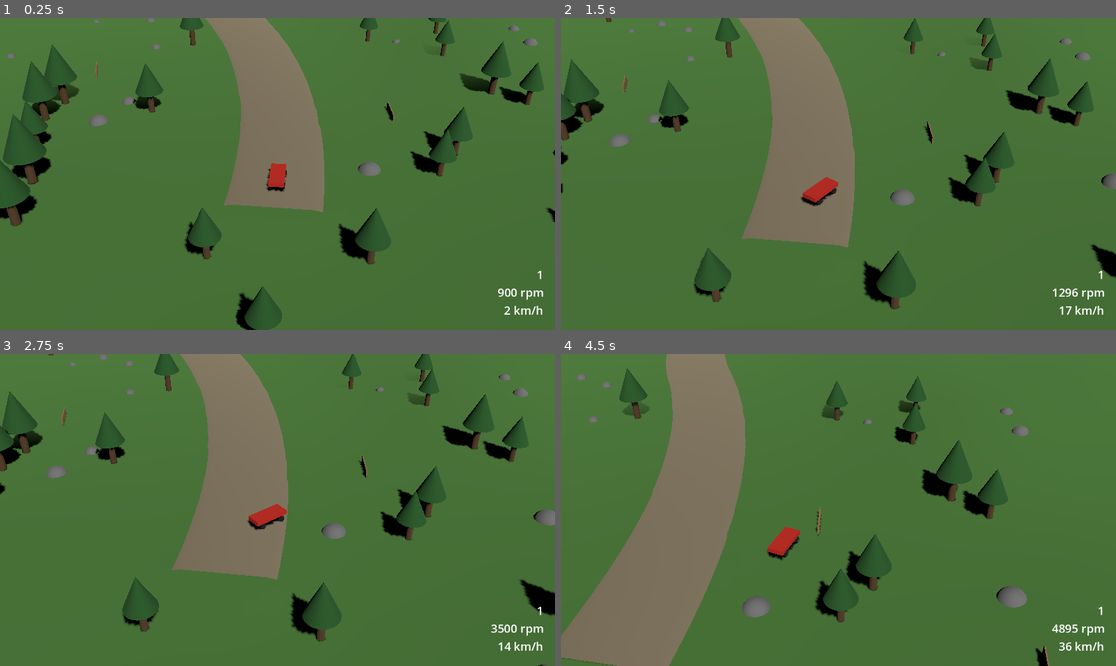
Above: before the commit, frames 1-4 (two rows, left to right).
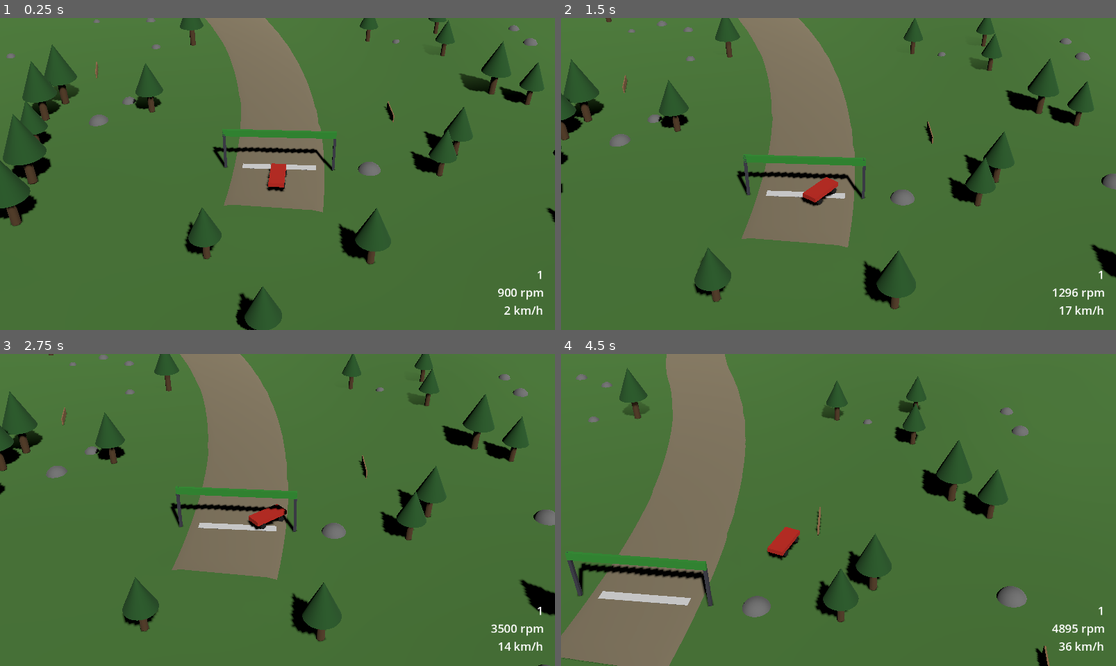
Above: after the commit, the same moments.

Repository: JulianHeissinger/RallyGame
Game: Godot game, scene res://scenes/stage.tscn
Two runs of this game, one before a commit and one after it. Both use one fixed random seed, a clock stepped at 60 frames per second and the inputs below. The project has no main scene, so this scene is started directly.
Inputs:
- Up to frame 1 (0.25 s): no input
- Up to frame 2 (1.5 s): tap Enter at 0.5 s; hold D (steer_right) 0.53-1.28 s; hold W (throttle) 0.53-1.28 s; hold S (brake) from 1.28 s (still down); tap W (throttle) at 1.35 s
- Up to frame 3 (2.75 s): release S (brake) at 2.03 s; hold D (steer_right) from 2.03 s (still down); hold W (throttle) from 2.03 s (still down)
- Up to frame 4 (4.5 s): release D (steer_right) at 2.78 s; release W (throttle) at 2.78 s; hold Shift (shift_up) 2.78-3.53 s; tap W (throttle) at 2.85, 4.35 s; hold W (throttle) 3.53-4.28 s; hold A (steer_left) from 3.53 s (still down)

The runs differ from the first frame. In frame 1, 1.0% of the frame differs, in the area x 38-61%, y 35-49%; in frame 2, 1.1%; in frame 3, 1.1%; in frame 4, 1.7%, in the area x 1-28%, y 63-81%.

Commit message:
feat: add start and finish lines with finish detection
Start line and checkered finish line under visual-only gantries. A
finish trigger beside the road emits car_finished once, only near the
finish along the road so another road part passing by cannot trigger it.

Diff:
--- a/scripts/stage/stage.gd
+++ b/scripts/stage/stage.gd
@@ -4,11 +4,16 @@
 
 ## Emitted when the car fell out of the world and was put back on the road; `penalty` is in seconds.
 signal car_respawned(penalty: float)
+## Emitted once when the car crosses the finish line.
+signal car_finished
 
 ## Depth in m of the kill plane below the lowest terrain point.
 const KILL_DEPTH := 20.0
-## Car spawn distance along the road, so the whole car stands on the road.
+## Car spawn distance along the road, so the whole car stands on the road behind the start line.
 const START_DISTANCE := 5.0
+## The car counts as finished only within this distance in m before the finish line along the road,
+## so another road part passing near the finish trigger does not finish the stage.
+const FINISH_PROGRESS_TOLERANCE := 5.0
 
 ## 0 picks a random seed.
 @export var stage_seed := 0
@@ -16,8 +21,10 @@
 @export var params: StageParams
 
 var path: RoadPath
+var finish_distance := 0.0
 
 var _params: StageParams
+var _finished := false
 
 @onready var _car: Car = $Car
 @onready var _camera: IsoCameraRig = $IsoCameraRig
@@ -32,6 +39,10 @@
 	_params = params if params else StageParams.new()
 	path = RoadPath.build(RoadLayout.generate(stage_seed, _params), stage_seed, _params)
 	add_child(RoadBuilder.build(path, _params))
+	var lines := StageLines.build(path, _params)
+	add_child(lines)
+	finish_distance = StageLines.finish_distance(path)
+	lines.get_node("FinishArea").body_entered.connect(_on_finish_area_body_entered)
 	var terrain := TerrainBuilder.build(path, stage_seed, _params)
 	add_child(terrain)
 	add_child(PropScatter.build(PropScatter.scatter(path, stage_seed, _params), terrain))
@@ -64,3 +75,12 @@
 		return
 	_car.place(path.transform_at(path.progress_at(_car.global_position)).translated(Vector3.UP))
 	car_respawned.emit(_params.respawn_penalty)
+
+
+func _on_finish_area_body_entered(body: Node3D) -> void:
+	if body != _car or _finished:
+		return
+	if path.progress_at(_car.global_position) < finish_distance - FINISH_PROGRESS_TOLERANCE:
+		return
+	_finished = true
+	car_finished.emit()
--- /dev/null
+++ b/scripts/stage/stage_lines.gd
@@ -0,0 +1,96 @@
+class_name StageLines
+## Start and finish lines across the road, each under a gantry (visual only), plus the finish trigger.
+
+const START_LINE_DISTANCE := 8.0
+## Road left after the finish line to brake on.
+const FINISH_MARGIN := 20.0
+const LINE_DEPTH := 1.0
+## Lines sit this far above the road surface to avoid z-fighting.
+const LINE_LIFT := 0.02
+const CHECKER_COLUMNS := 8
+const CHECKER_ROWS := 2
+## Finish trigger reaches this far beyond each road edge, so cutting beside the road still counts.
+const FINISH_AREA_SIDE := 10.0
+const FINISH_AREA_HEIGHT := 10.0
+const FINISH_AREA_DEPTH := 2.0
+const POST_SIZE := Vector3(0.3, 5.0, 0.3)
+const BANNER_HEIGHT := 0.8
+## Gap between the bevel's outer edge and a gantry post.
+const POST_GAP := 1.0
+const START_COLOR := Color(0.9, 0.9, 0.9)
+const FINISH_DARK := Color(0.1, 0.1, 0.1)
+const FINISH_LIGHT := Color(0.9, 0.9, 0.9)
+const GANTRY_COLOR := Color(0.25, 0.25, 0.3)
+const START_BANNER := Color(0.2, 0.6, 0.2)
+const FINISH_BANNER := Color(0.7, 0.15, 0.15)
+
+
+static func finish_distance(path: RoadPath) -> float:
+	return path.length - FINISH_MARGIN
+
+
+## Node with "Start", "Finish" and the `Area3D` "FinishArea".
+static func build(path: RoadPath, params: StageParams) -> Node3D:
+	var root := Node3D.new()
+	root.name = "StageLines"
+	var start := _line("Start", path, START_LINE_DISTANCE)
+	start.add_child(_box(Vector3(_width(path, START_LINE_DISTANCE), LINE_LIFT, LINE_DEPTH), Vector3.ZERO, START_COLOR))
+	start.add_child(_gantry(path, START_LINE_DISTANCE, params, START_BANNER))
+	root.add_child(start)
+
+	var end := finish_distance(path)
+	var finish := _line("Finish", path, end)
+	var width := _width(path, end)
+	var tile := Vector3(width / CHECKER_COLUMNS, LINE_LIFT, LINE_DEPTH / CHECKER_ROWS)
+	for row in CHECKER_ROWS:
+		for column in CHECKER_COLUMNS:
+			var offset := Vector3((column + 0.5) * tile.x - width / 2.0, 0.0, (row + 0.5) * tile.z - LINE_DEPTH / 2.0)
+			finish.add_child(_box(tile, offset, FINISH_DARK if (row + column) % 2 == 0 else FINISH_LIGHT))
+	finish.add_child(_gantry(path, end, params, FINISH_BANNER))
+	root.add_child(finish)
+
+	var box := BoxShape3D.new()
+	box.size = Vector3(width + 2.0 * FINISH_AREA_SIDE, FINISH_AREA_HEIGHT, FINISH_AREA_DEPTH)
+	var collision := CollisionShape3D.new()
+	collision.shape = box
+	var area := Area3D.new()
+	area.name = "FinishArea"
+	area.transform = path.transform_at(end)
+	area.add_child(collision)
+	root.add_child(area)
+	return root
+
+
+static func _line(line_name: String, path: RoadPath, distance: float) -> Node3D:
+	var line := Node3D.new()
+	line.name = line_name
+	line.transform = path.transform_at(distance).translated_local(Vector3.UP * LINE_LIFT / 2.0)
+	return line
+
+
+## Two posts beside the road and a banner across the top.
+static func _gantry(path: RoadPath, distance: float, params: StageParams, banner_color: Color) -> Node3D:
+	var gantry := Node3D.new()
+	gantry.name = "Gantry"
+	var half := _width(path, distance) / 2.0 + params.road_bevel + POST_GAP
+	for side in [-1.0, 1.0]:
+		gantry.add_child(_box(POST_SIZE, Vector3(side * half, POST_SIZE.y / 2.0 - params.road_sink, 0.0), GANTRY_COLOR))
+	var banner := Vector3(2.0 * half + POST_SIZE.x, BANNER_HEIGHT, POST_SIZE.z)
+	gantry.add_child(_box(banner, Vector3(0.0, POST_SIZE.y - params.road_sink - BANNER_HEIGHT / 2.0, 0.0), banner_color))
+	return gantry
+
+
+static func _width(path: RoadPath, distance: float) -> float:
+	return path.widths[clampi(path.distances.bsearch(distance), 0, path.widths.size() - 1)]
+
+
+static func _box(size: Vector3, offset: Vector3, color: Color) -> MeshInstance3D:
+	var mesh := BoxMesh.new()
+	mesh.size = size
+	var material := StandardMaterial3D.new()
+	material.albedo_color = color
+	mesh.material = material
+	var instance := MeshInstance3D.new()
+	instance.mesh = mesh
+	instance.position = offset
+	return instance
Not shown, added: scripts/stage/stage_lines.gd.uid
Not shown, changed: AGENTS.md
Not shown, changed: openspec/changes/bootstrap-vertical-slice/tasks.md
